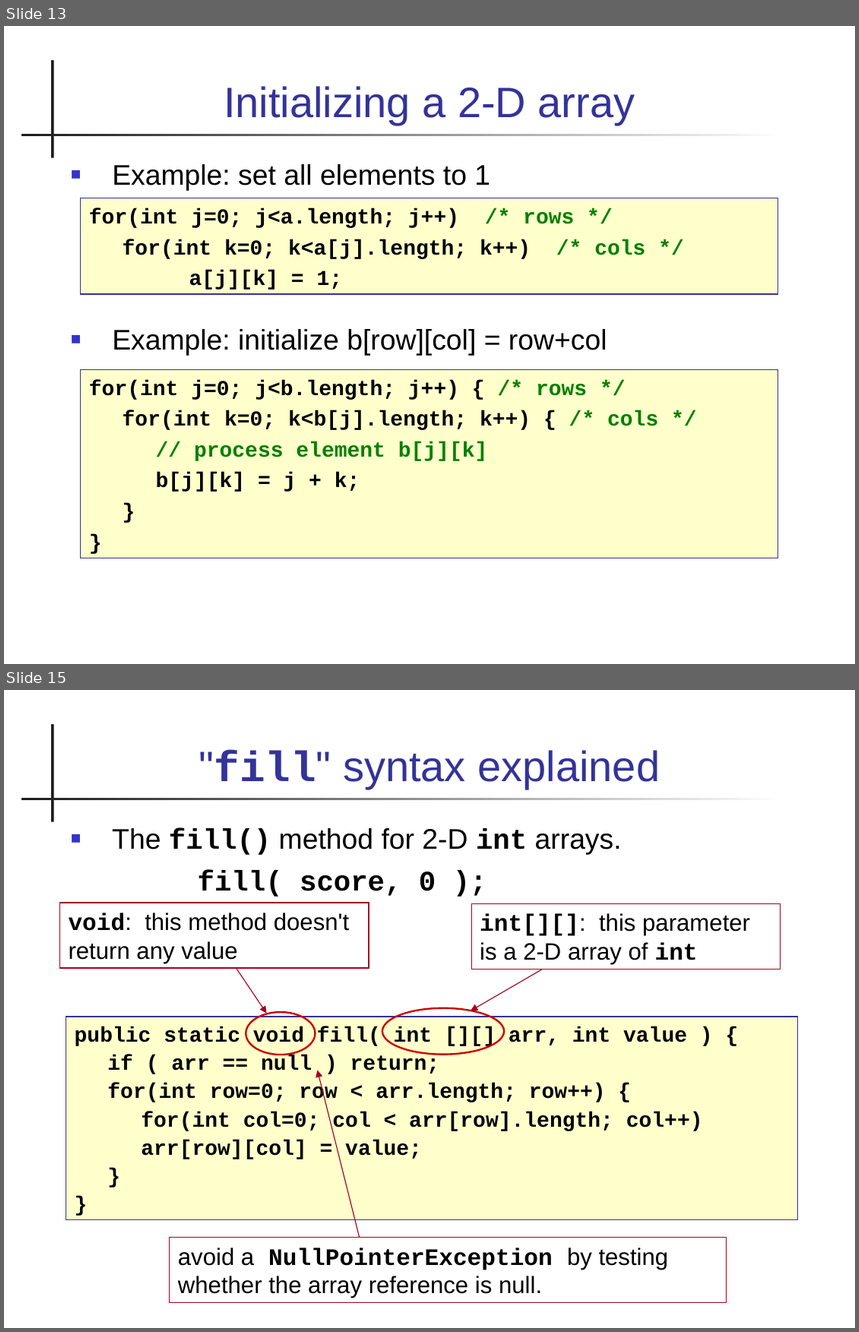
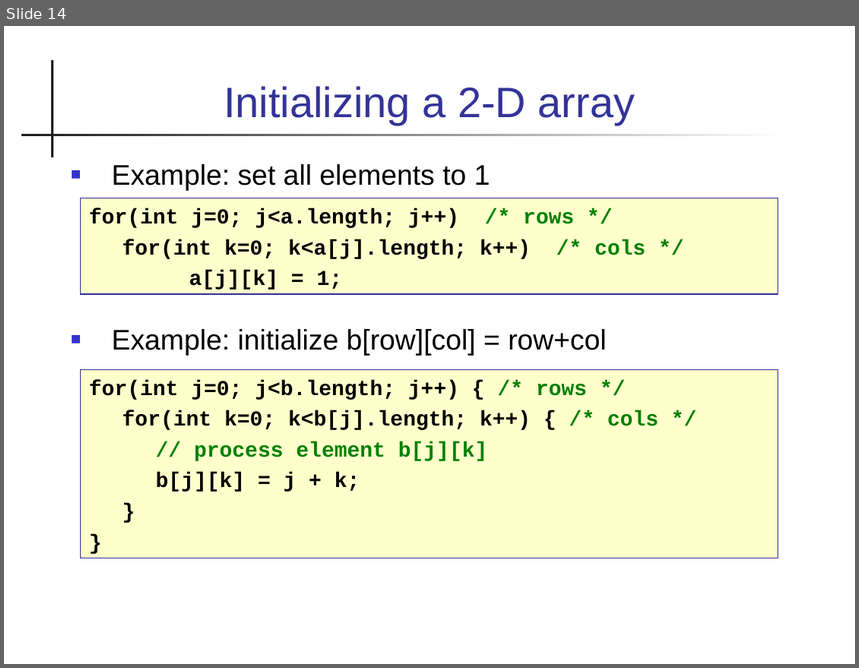
Before and after one commit to cpske/programming1, a slide deck: java-basics/19-Arrays-2D.ppt. Shown one above the other, each under a label of ours: slides 13 and 15 before the commit, slide 14 after it; the slides between them are not shown. The pictures are 859x1332 and 859x668 pixels, drawn with LibreOffice and Linux fonts; fonts in the diff are those of the drawing. Boxes give left, top, right and bottom in pixels: in the first picture for what was removed or moved away, otherwise in the second. Text is boxed around its words. In the diff, an @@ line names an element or a change of style, - is before the commit and + after.

Commit message:
add slides on arraylist

```diff
--- a/java-basics/19-Arrays-2D.ppt
+++ b/java-basics/19-Arrays-2D.ppt
@@ slide 15 removed at (x1=4, y1=690, x2=855, y2=1328), background #FFFFFF; not listed: 2 template elements that a slide beside it also shows @@
@@ title removed at (x1=199, y1=749, x2=660, y2=789) @@
-"fill" syntax explained
@@ text removed at (x1=112, y1=828, x2=622, y2=897) @@
-■ The fill() method for 2-D int arrays.
-fill( score, 0 );
@@ rectangle removed at (x1=60, y1=903, x2=369, y2=968) @@
-void: this method doesn't return any value
@@ rectangle removed at (x1=471, y1=904, x2=780, y2=969) @@
-int[][]: this parameter is a 2-D array of int
@@ arrow removed from (237, 968) to (267, 1014) @@
@@ arrow removed from (542, 970) to (471, 1011) @@
@@ ellipse removed at (x1=382, y1=1008, x2=505, y2=1054) @@
@@ rectangle removed at (x1=66, y1=1017, x2=798, y2=1220) @@
-public static void fill( int [][] arr, int value ) {
-if ( arr == null ) return;
-for(int row=0; row < arr.length; row++) {
-for(int col=0; col < arr[row].length; col++)
-arr[row][col] = value;
-}
-}
@@ ellipse removed at (x1=246, y1=1012, x2=315, y2=1055) @@
@@ arrow removed from (360, 1237) to (317, 1071) @@
@@ rectangle removed at (x1=170, y1=1237, x2=727, y2=1303) @@
-avoid a NullPointerException by testing whether the array reference is null.
@@ what was slide 13 is now slide 14 @@
```
Also in this commit, not shown: 12 other slides changed, 3 slides added, 3 other slides removed, 6 other files.
